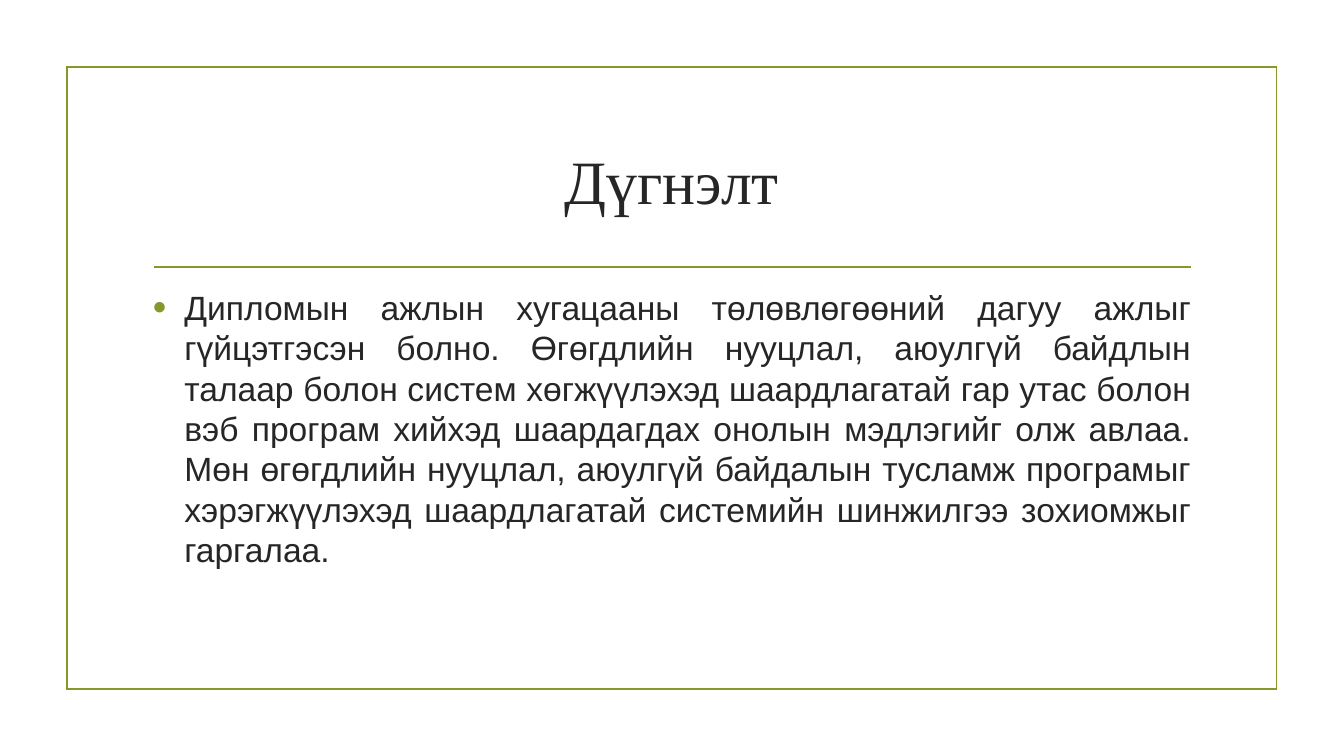
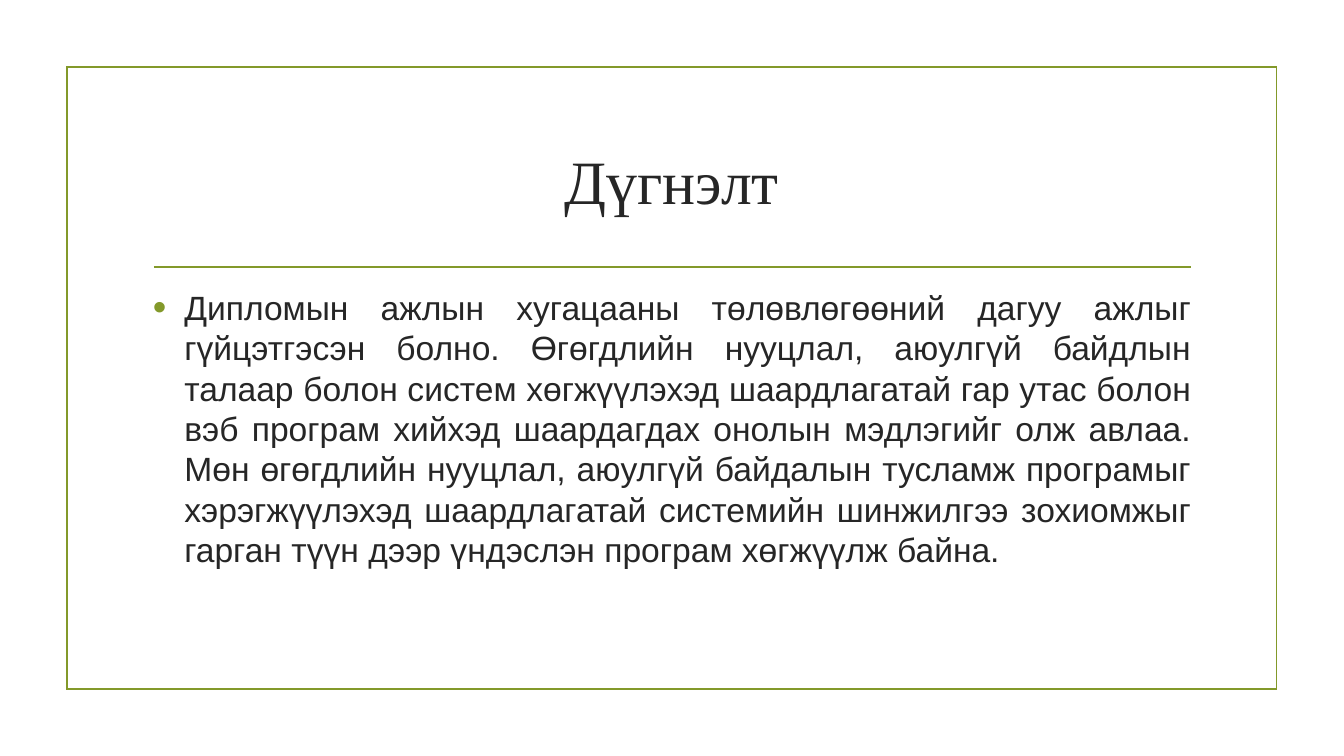
Before and after one commit to md33/tailan, a slide deck: slide 25 of Өгөгдлийн нууцлал,.pptx (slide 28 before the commit). Drawn at 1344x756 pixels with LibreOffice and Linux fonts; fonts in the diff are those of the drawing; background and template pictures are left out. Boxes give left, top, right and bottom in pixels: in the first picture for what was removed or moved away, otherwise in the second. Text is boxed around its words. In the diff, an @@ line names an element or a change of style, - is before the commit and + after.

```diff
--- a/Өгөгдлийн нууцлал,.pptx
+++ b/Өгөгдлийн нууцлал,.pptx
@@ text at (x1=184, y1=295, x2=1191, y2=569): text changed @@
-• Дипломын ажлын хугацааны төлөвлөгөөний дагуу ажлыг гүйцэтгэсэн болно. Өгөгдлийн нууцлал, аюулгүй байдлын талаар болон систем хөгжүүлэхэд шаардлагатай гар утас болон вэб програм хийхэд шаардагдах онолын мэдлэгийг олж авлаа. Мөн өгөгдлийн нууцлал, аюулгүй байдалын тусламж програмыг хэрэгжүүлэхэд шаардлагатай системийн шинжилгээ зохиомжыг гаргалаа.
+• Дипломын ажлын хугацааны төлөвлөгөөний дагуу ажлыг гүйцэтгэсэн болно. Өгөгдлийн нууцлал, аюулгүй байдлын талаар болон систем хөгжүүлэхэд шаардлагатай гар утас болон вэб програм хийхэд шаардагдах онолын мэдлэгийг олж авлаа. Мөн өгөгдлийн нууцлал, аюулгүй байдалын тусламж програмыг хэрэгжүүлэхэд шаардлагатай системийн шинжилгээ зохиомжыг гарган түүн дээр үндэслэн програм хөгжүүлж байна.
```
Also in this commit, not shown: 8 other slides changed, 3 slides added, 6 slides removed, 1 other file.
